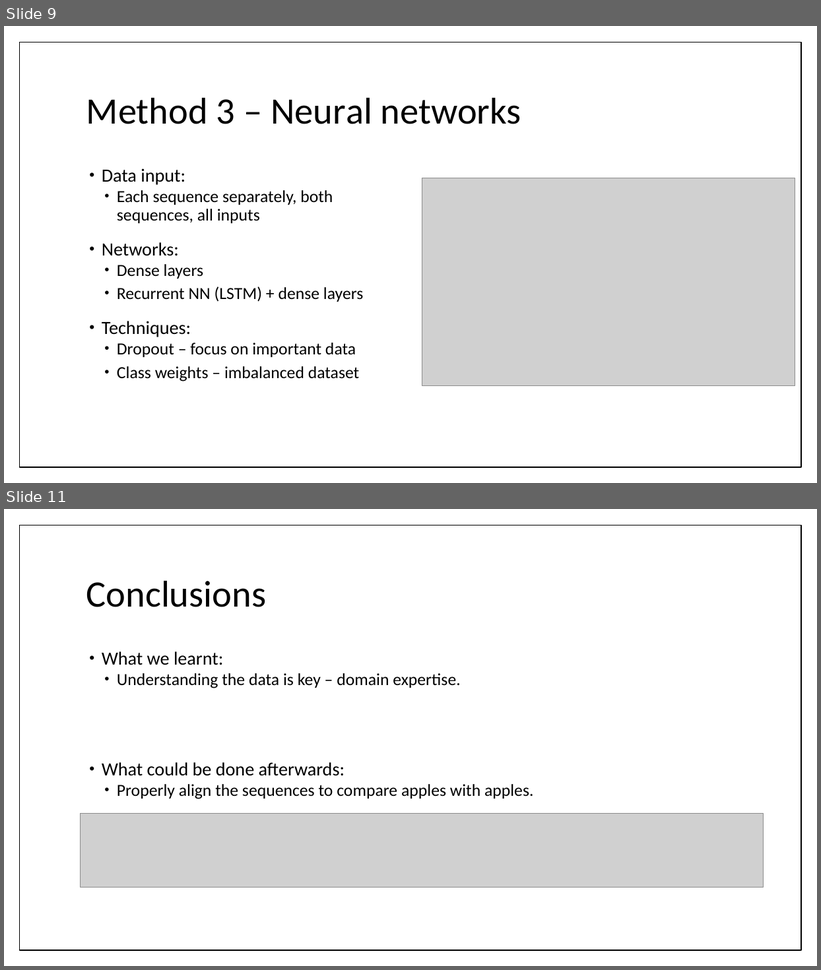
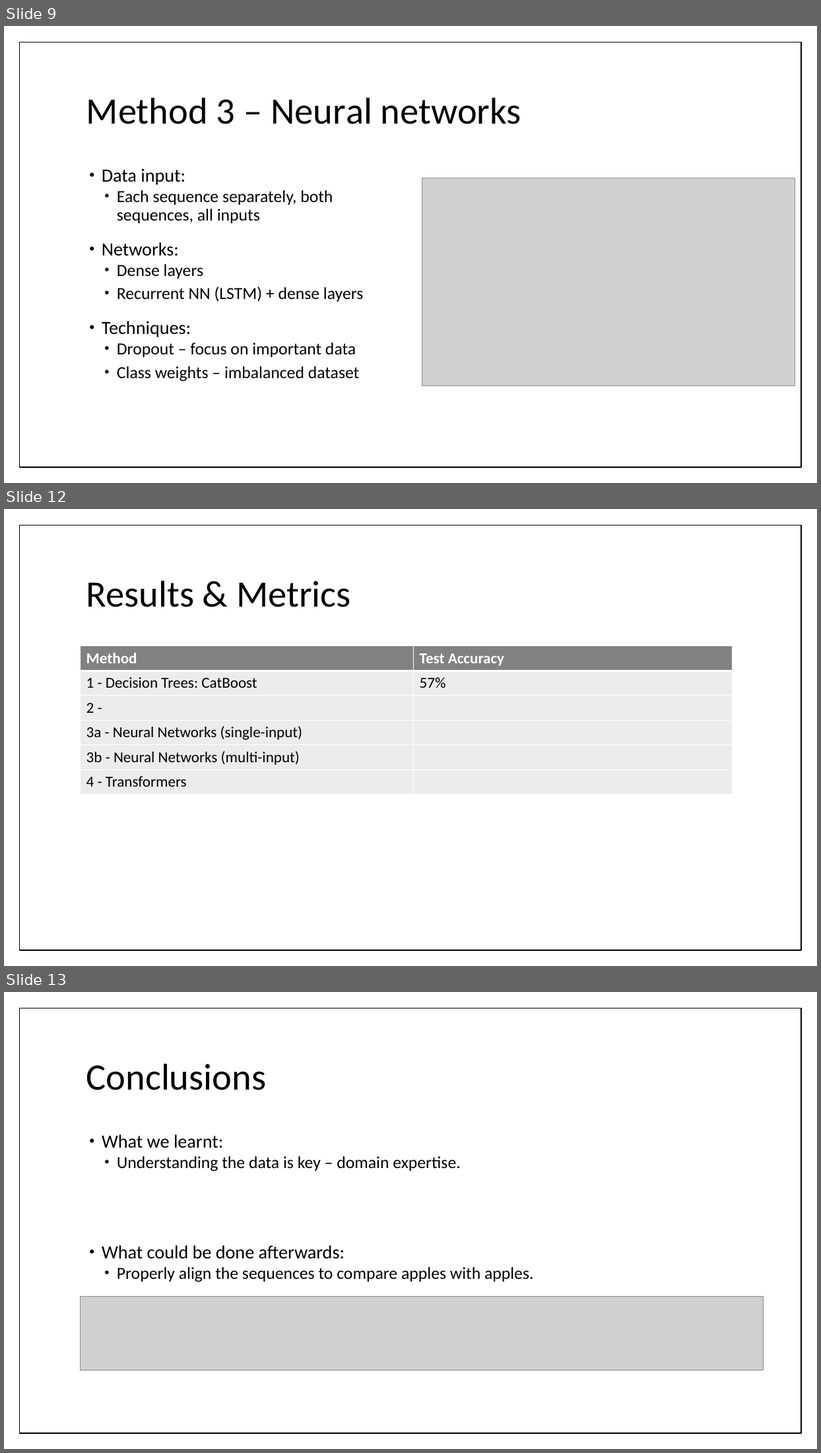
Before and after one commit to bl1zzardx/hivprogression, a slide deck: hivprogression/peer-seminar.pptx. Shown one above the other, each under a label of ours: slides 9 and 11 before the commit, slides 9, 12 and 13 after it; the slides between them are not shown. The pictures are 821x970 and 821x1453 pixels, drawn with LibreOffice and Linux fonts; fonts in the diff are those of the drawing; grey boxes stand for pictures. Boxes give left, top, right and bottom in pixels: in the first picture for what was removed or moved away, otherwise in the second. Text is boxed around its words. In the diff, an @@ line names an element or a change of style, - is before the commit and + after.

```diff
--- a/hivprogression/peer-seminar.pptx
+++ b/hivprogression/peer-seminar.pptx
@@ slide 12 added at (4,509,817,966), background #FFFFFF; not listed: 1 template element that a slide beside it also shows @@
@@ title added at (86,580,350,607), 44 pt, text #000000 @@
+Results & Metrics
@@ table added at (81,646,733,793), 6 rows, 2 columns @@
+Method | Test Accuracy
+1 - Decision Trees: CatBoost | 57%
+2 - | 
+3a - Neural Networks (single-input) | 
+3b - Neural Networks (multi-input) | 
+4 - Transformers | 
@@ what was slide 11 is now slide 13 @@
```
Also in this commit, not shown: 1 slide changed, 1 other slide added, 1 other file.
